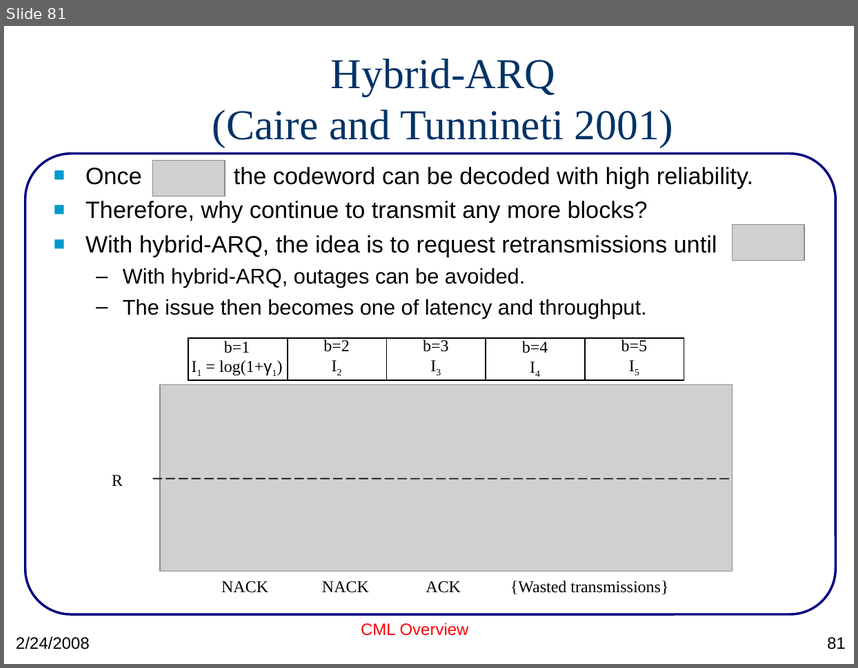
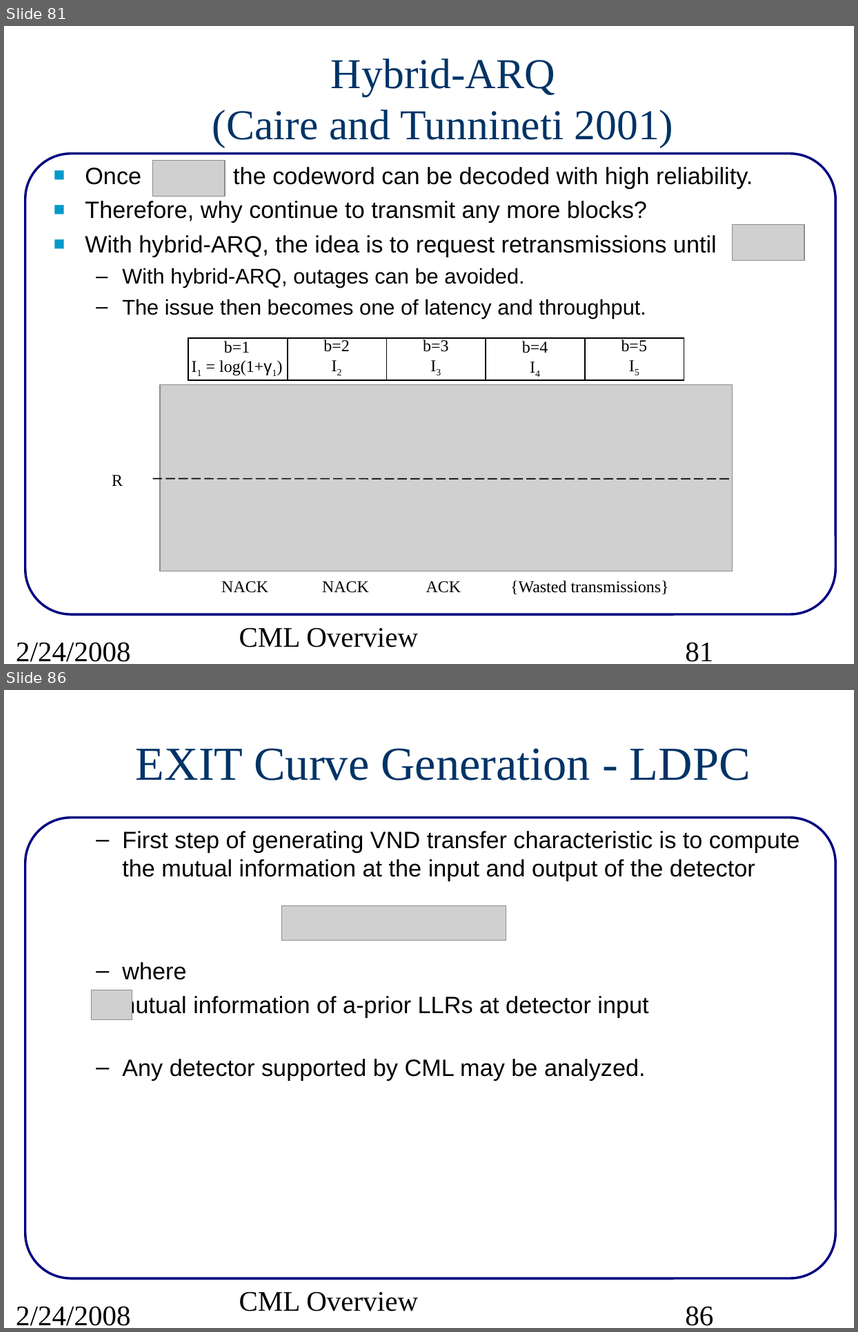
Before and after one commit to wvu-wcrl/CML, a slide deck: doc/src/CMLoverview.ppt. Shown one above the other, each under a label of ours: slide 81 before the commit, slides 81 and 86 after it; the slides between them are not shown. The pictures are 858x668 and 858x1332 pixels, drawn with LibreOffice and Linux fonts; fonts in the diff are those of the drawing; grey boxes stand for pictures. Boxes give left, top, right and bottom in pixels: in the first picture for what was removed or moved away, otherwise in the second. Text is boxed around its words. In the diff, an @@ line names an element or a change of style, - is before the commit and + after.

Commit message:
fixed formatting in cml/doc/readme.pdf.  First draft of EXIT documentation in CMLoverview.ppt

```diff
--- a/doc/src/CMLoverview.ppt
+++ b/doc/src/CMLoverview.ppt
@@ slide 86 added at (4, 690, 854, 1328), background #FFFFFF; not listed: 1 template element that a slide beside it also shows @@
@@ title added at (136, 748, 751, 780), 40 pt, text #003366 @@
+EXIT Curve Generation - LDPC
@@ text added at (116, 831, 800, 1081), 20 pt, text #000000 @@
+  – First step of generating VND transfer characteristic is to compute the mutual information at the input and output of the detector
+  – where
+  mutual information of a-prior LLRs at detector input
+  – Any detector supported by CML may be analyzed.
@@ picture added at (282, 906, 506, 940) @@
@@ picture added at (92, 990, 132, 1020) @@
@@ text added at (16, 1305, 131, 1325), 24 pt, text #000000 @@
+2/24/2008
@@ text added at (239, 1291, 418, 1311), 24 pt, text #000000 @@
+CML Overview
@@ page number added at (685, 1305, 713, 1325), 24 pt, text #000000 @@
+86
@@ slide 81 changed as well @@
@@ text "Once the codeword can be ..." at (85, 167, 753, 319): indent changed @@
@@ text "CML Overview" at (239, 627, 418, 647): size 14 to 24 pt, font Arial to Times New Roman, text colour #FF0000 to #000000; alignment centre to left; less space between paragraphs @@
@@ text "2/24/2008" at (16, 641, 131, 661): size 14 to 24 pt, font Arial to Times New Roman; less space between paragraphs @@
@@ page number at (685, 641, 713, 661): size 14 to 24 pt, font Arial to Times New Roman; alignment right to left; less space between paragraphs @@
```
Also in this commit, not shown: 83 other slides changed, 7 other slides added, 2 other files.
